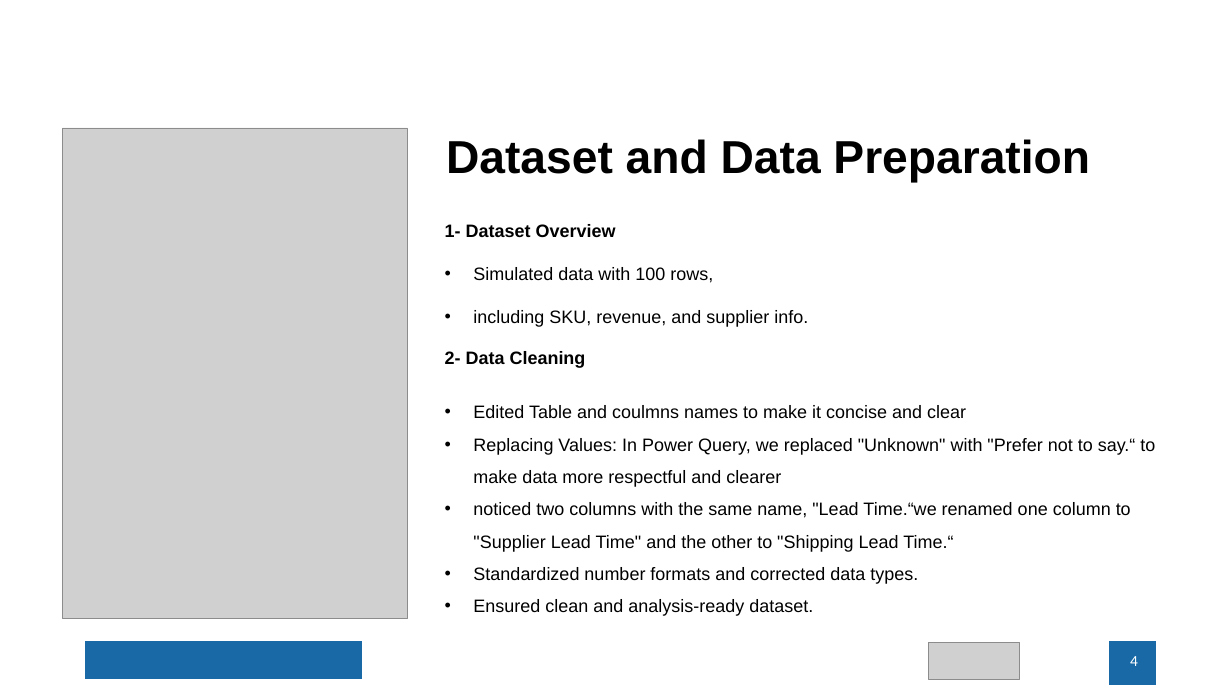
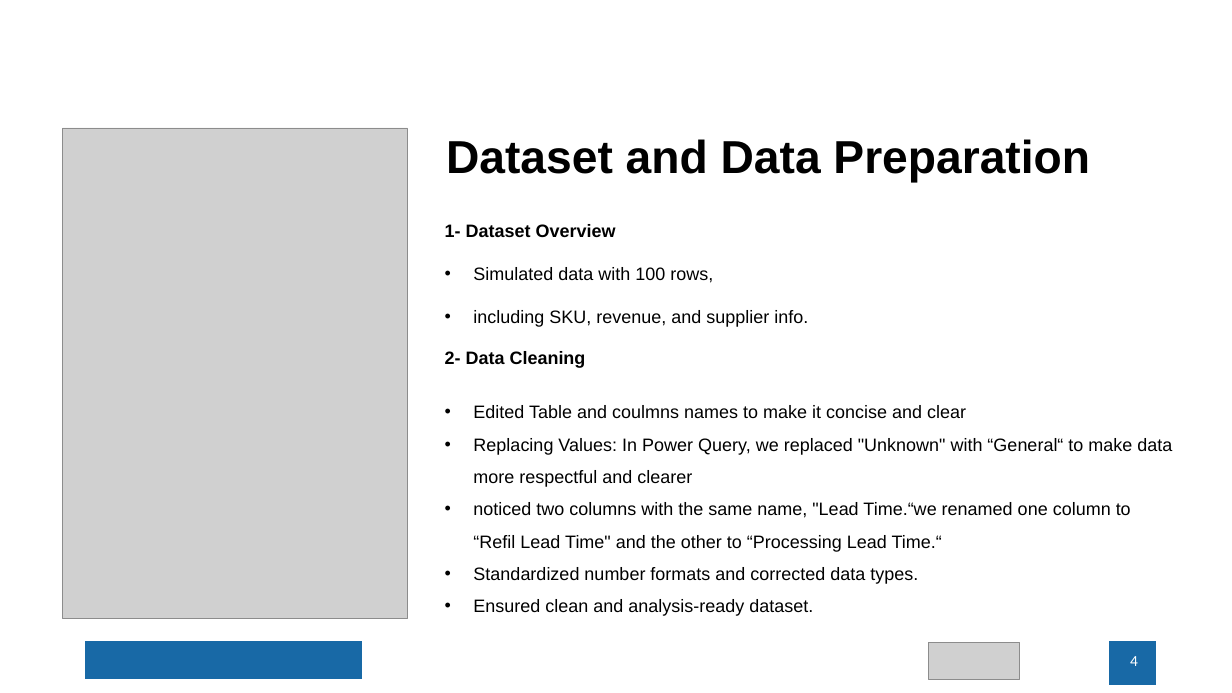
Before and after one commit to Moeayman13/supply-chain-analysis, a slide deck: slide 4 of Project presentation/presentation .pptx. Drawn at 1232x693 pixels with LibreOffice and Linux fonts; fonts in the diff are those of the drawing; grey boxes stand for pictures; background and template pictures are left out. Boxes give left, top, right and bottom in pixels: in the first picture for what was removed or moved away, otherwise in the second. Text is boxed around its words. In the diff, an @@ line names an element or a change of style, - is before the commit and + after.

```diff
--- a/Project presentation/presentation .pptx
+++ b/Project presentation/presentation .pptx
@@ text at (473,438,1172,552): text changed @@
-• Replacing Values: In Power Query, we replaced "Unknown" with "Prefer not to say.“ to make data more respectful and clearer
-• noticed two columns with the same name, "Lead Time.“we renamed one column to "Supplier Lead Time" and the other to "Shipping Lead Time.“
+• Replacing Values: In Power Query, we replaced "Unknown" with “General“ to make data more respectful and clearer
+• noticed two columns with the same name, "Lead Time.“we renamed one column to “Refil Lead Time" and the other to “Processing Lead Time.“
```
Also in this commit, not shown: 8 other slides changed.
